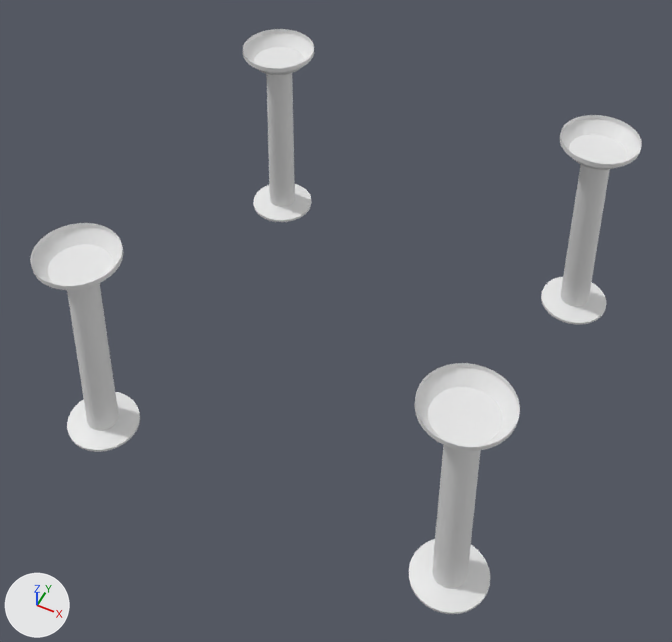
What one commit did to the FBX model assets/models/spaceship/landinggear.fbx.
Both versions are drawn from a 50 mm camera at (0.0182, -0.039, 0.035) aimed at (-0.0002, -0.0022, -0.0111). Every picture has the same lights, and +X, +Y and +Z are marked at lower left. The older version comes first. Where no turn or scale is listed for an object, it has been applied to the vertices.

In view in the first picture: 'Lg'.
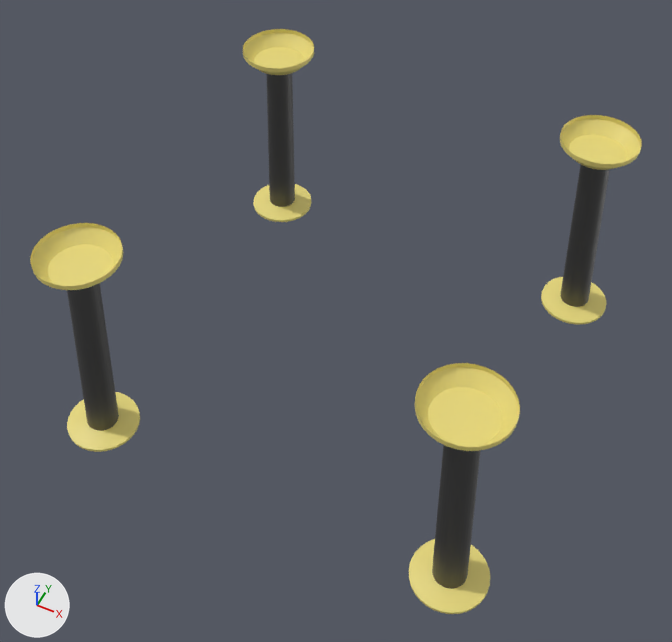
Patch to the scene script:
```diff
--- a/assets/models/spaceship/landinggear.fbx.py
+++ b/assets/models/spaceship/landinggear.fbx.py
@@ mat_feet @@
+mat_feet = principled_material('Feet')
+mat_feet.base_color = (0.8, 0.686, 0.197)  # yellow #e7d87b
@@ mat_metal @@
+mat_metal = principled_material('Metal')
+mat_metal.base_color = (0.146, 0.146, 0.146)  # dark grey #6b6b6b
+mat_metal.metallic = 1.0
@@ me_plane_001 @@
 me_plane_001.from_pydata(...)  # 896 vertices, 648 faces; spans x -0.0151..0.0151, y -0.0151..0.0151, z -0.0172..-0.0016
 # used by ob_lg; location = (0.0, 0.0, 0.0)
+# me_plane_001 part 1: 520 of the faces centred in x -0.0151..0.0151, y -0.0151..0.0151, z -0.0172..-0.0018 switch from no material to mat_feet (yellow #e7d87b)
+# me_plane_001 part 2: all 128 faces centred in x -0.0132..0.0132, y -0.0132..0.0132, z -0.0097 switch from no material to mat_metal (dark grey #6b6b6b)
```

Pixel boxes [x1, y1, x2, y2] of what changed, in the pictures (672 x 642 px):
part 1 of me_plane_001, recoloured
    both: [30, 29, 642, 614]
part 2 of me_plane_001, recoloured
    both: [67, 73, 610, 589]
